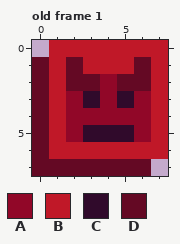
Edited in one commit: pixel-art file (Succubus/Sprites/OpponentsIcons.aseprite). The picture above is the old version.
8x8 pixels, 2 frames. Shown: old frame 1. The commit also changed other frames, which this record leaves out.
Palette (. is transparent): A #910728  B #c01828  C #300a2b  D #640924
Pixels before, old frame 1, first column x 0:
0 .BBBBBBB
1 DBDBBBDB
2 DBDDADDB
3 DBACACAB
4 DBAAAAAB
5 DBACCCAB
6 DBBBBBBB
7 DDDDDDD.
The result:
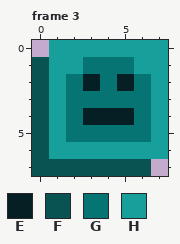
Colours new in this view: E #061f24  F #095353  G #067472  H #179f9b
A new or re-ordered frame is compared with the old frame closest to it.
Commit message: items assets + opponent types assets
Changes in this commit:
frames 2 -> 6
Changed rows in their new state; - is an unchanged pixel.
Frame 3 is new; against old frame 1:
first column x 0:
0 -HHHHHHH
1 FHHGGGHH
2 FHGEGEGH
3 FHGGGGGH
4 FHGEEEGH
5 FHGGGGGH
6 FHHHHHHH
7 FFFFFFF-
